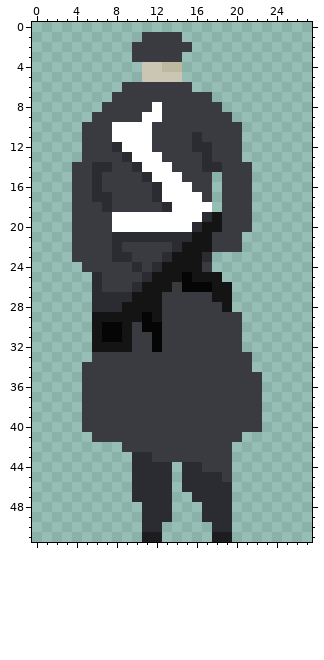
Pixel-art sprite, stored at assets/goon_left_shoot.png. The picture above is the old version.
The file is 28x52 pixels. Colours within 5 levels of each other are drawn and written as one.
After:
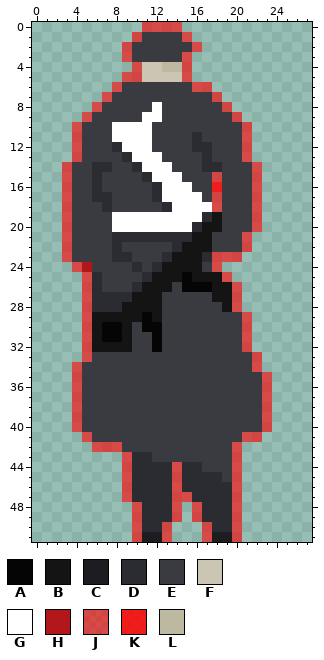
Palette (. is transparent): A #050505  B #141414  C #1d1d21  D #2b2c31  E #393b41  F #cac6b3  G #ffffff  H #b11719  J #ff00009b  K #ff0000d7  L #bdb8a0
Edits made:
The author changed colour E to colour H in row 24 at x 5.
Colour J now appears in row 0 at x 11 to 14; in row 1 at x 10 and 15; in row 2 at x 9 and 16; in row 3 at x 9 and 15; in row 4 at x 10 and 15; in row 5 at x 9 to 10 and 15.
Colour J now appears in row 6 at x 8 and 16 to 17; in row 7 at x 7 and 18; in row 8 at x 6 and 19; in row 9 at x 5 and 20; in rows 10 to 13 at x 4 and 21; in row 14 at x 3 and 22.
Colour J now appears in row 15 at x 3, 18 and 22; in row 16 at x 3 and 22; in rows 17 to 18 at x 3, 18 and 22; in rows 19 to 20 at x 3 and 22; in rows 21 to 22 at x 3 and 21; in row 23 at x 3 and 18 to 20.
Colour J now appears in row 24 at x 4 and 18; in row 25 at x 5 and 19; in rows 26 to 28 at x 5 and 20; in rows 29 to 32 at x 5 and 21; in row 33 at x 5 and 22; in row 34 at x 4 and 22.
Colour J now appears in rows 35 to 40 at x 4 and 23; in row 41 at x 5 and 21 to 22; in row 42 at x 6 to 8 and 20; in row 43 at x 9 and 20; in rows 44 to 46 at x 9, 14 and 20; in row 47 at x 9, 14 to 15 and 20.
Colour J now appears in rows 48 to 49 at x 10, 14, 16 and 20; in rows 50 to 51 at x 10, 13, 17 and 20.
Colour K now appears in row 16 at x 18.
Changed places in both pictures, as pixel boxes (x1, y1, x2, y2):
changed: (62, 22, 272, 542)
